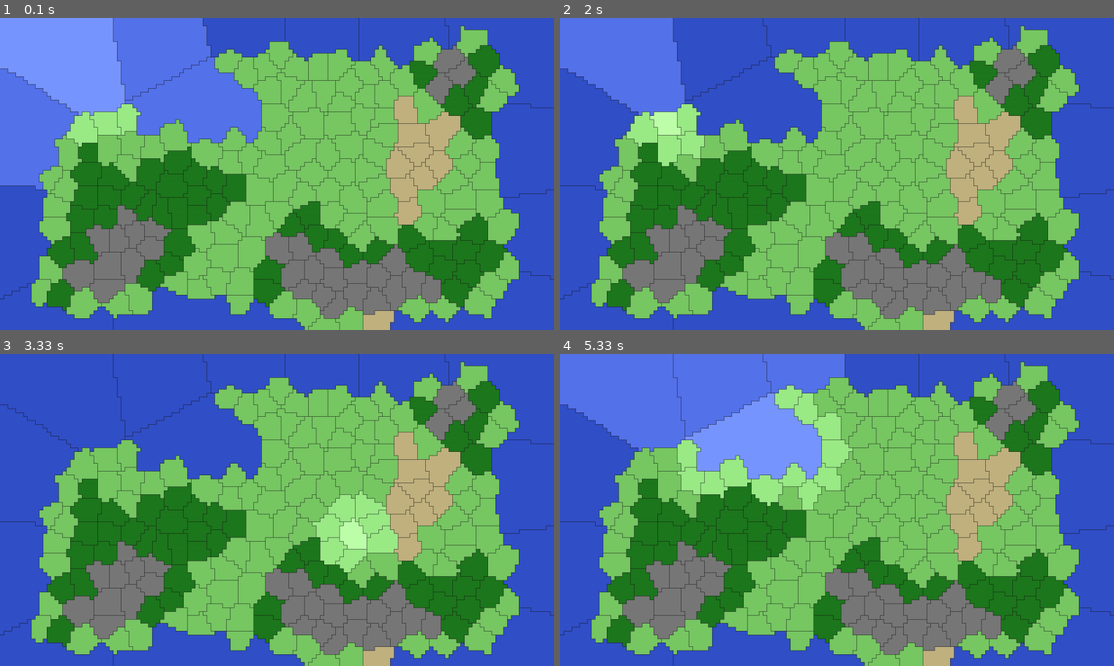
Above: before the commit, frames 1-4 (two rows, left to right).
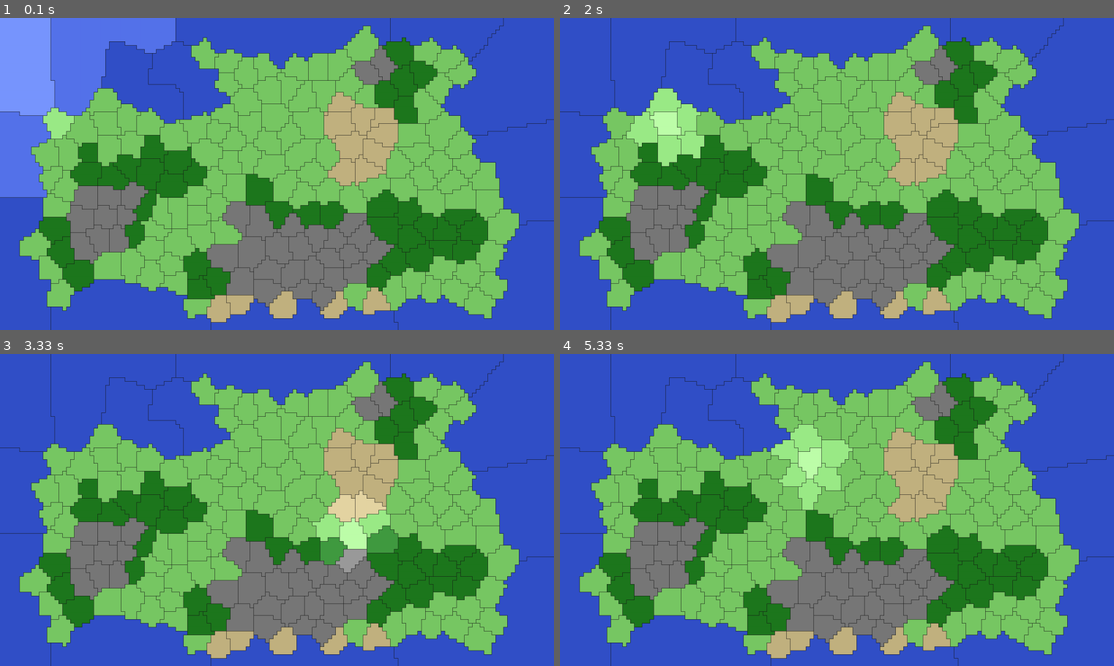
Above: after the commit, the same moments.

Repository: capdevillex/proj_info
Game: pygame game, started from ui/main.py
The game is run twice, just before and just after one commit, with the same random seed, the same clock (stepped at 60 frames per second) and the same inputs.
Inputs (mouse positions are in pixels of both pictures, inside the frame that each line leads up to):
- Up to frame 1 (0.1 s): no input
- Up to frame 2 (2 s): hold D 0.33-0.8 s; move the mouse to (814, 186) at 0.37 s; hold D 0.83-1.3 s; move the mouse to (1014, 164) at 0.87 s; hold S 1.33-1.8 s; move the mouse to (704, 177) at 1.37 s; hold D from 1.83 s (still down); move the mouse to (665, 127) at 1.87 s
- Up to frame 3 (3.33 s): release D at 2.47 s; hold S 2.5-2.97 s; move the mouse to (360, 400) at 2.53 s; hold D from 3 s (still down); move the mouse to (343, 538) at 3.03 s
- Up to frame 4 (5.33 s): release D at 3.47 s; hold D 3.5-3.97 s; move the mouse to (848, 403) at 3.53 s; hold S 4-4.47 s; move the mouse to (637, 500) at 4.03 s; hold D 4.5-5.13 s; move the mouse to (842, 544) at 4.53 s; hold S from 5.17 s (still down); move the mouse to (820, 456) at 5.2 s

The runs differ from the first frame. In frame 1, 50% of the frame differs, in the area x 0-100%, y 0-100%; in frame 2, 46%; in frame 3, 41%; in frame 4, 55%.

Commit message:
fix(map): Resolve merge conflict and improve noise scaling
- Resolve merge conflict in has_units() docstring by keeping improved French documentation
- Fix spacing in get_units_by_owner() comment (add space after #)
- Adjust heat noise scale from 3.5 to 3 for better desert zone distribution
- Adjust terrain noise scale from 1.35 to 1.15 for improved terrain variation
- Add null safety checks in neighbor assignment to prevent errors when tiles are missing or None
- Ensures robust tile neighbor relationships even with incomplete tile data

Diff:
--- a/world/map.py
+++ b/world/map.py
@@ -231,9 +231,6 @@
 
     def has_units(self):
         """
-<<<<<<< HEAD
-        bool qui vérifie si la tuile a des unités
-=======
         Vérifie si la tuile a des unités.
 
         Retour :
@@ -242,13 +239,12 @@
         Exemple :
             if tile.has_units():
                 print(f"Cette tuile a {len(tile.units)} unité(s)")
->>>>>>> 2d403f6 (style(map): Clean up whitespace and formatting in Tile class)
         """
 
         return len(self.units) > 0
 
     def get_units_by_owner(self, owner):
-        #utile si mind bender/priest
+        # utile si mind bender/priest
         """
         Récupère toutes les unités d'un propriétaire sur cette tuile.
 
@@ -516,9 +512,9 @@
         Args:
             octaves (int): Niveau de détail du bruit (persistance des fréquences).
         """
-        scale = self.avg_cells_per_tile * 1.35
+        scale = self.avg_cells_per_tile * 1.15
         # Échelle plus large pour le bruit de chaleur : les zones désertiques sont plus étendues et moins fragmentées que la topographie de base.
-        heat_scale = self.avg_cells_per_tile * 3.5
+        heat_scale = self.avg_cells_per_tile * 3
         heat_seed = (
             self.seed + 7919
         ) % 255  # Décalage de seed pour que la heat map soit indépendante du bruit de terrain.
@@ -1286,7 +1282,13 @@
 
                 for nx, ny in self._neighbors(x, y):
                     nid = self.grid[ny][nx]
-                    if nid != id_:
+                    if (
+                        nid != id_
+                        and id_ in self.tiles
+                        and self.tiles[id_] is not None
+                        and nid in self.tiles
+                        and self.tiles[nid] is not None
+                    ):
                         self.tiles[id_].neighbors.add(nid)
 
     def _neighbors(self, x, y):
